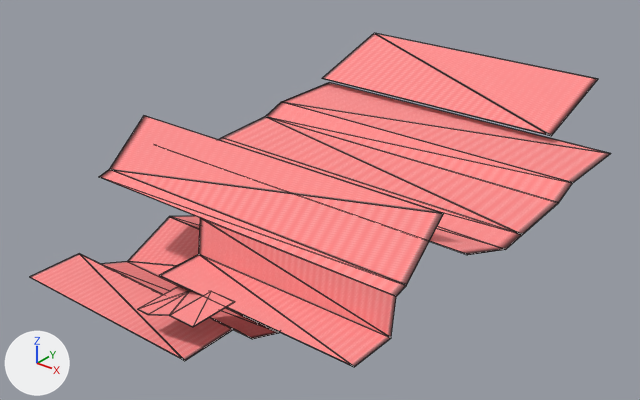
One commit to the OBJ model SA2LevelEditor/res/Models/Levels/FinalChase/Killplanes.obj: the scene before it, then after it.
Before and after are seen from a 50 mm camera at (23015.0, -35962.0, 9462.0) aimed at (1794.0, -9436.0, -6984.0). Lighting does not change. The marker at lower left points along +X, +Y and +Z. Mesh edges are drawn as thin lines. Where no turn or scale is listed for an object, it has been applied to the vertices.

Before the edit, the objects in view are built like this:
```python
mat_none = principled_material('None')
mat_none.texture = img_deathsmooth_png
mat_none.roughness = 1.0
me_killplanes = bpy.data.meshes.new('Killplanes')
me_killplanes.from_pydata(...)  # 100 vertices, 176 faces; spans x -5333.0..11081.0, y -19226.0..2322.0, z -10364.0..-3217.0
me_killplanes.materials.append(mat_none)  # picture img_deathsmooth_png
ob_killplanes = bpy.data.objects.new('Killplanes', me_killplanes)
ob_killplanes.location = (0.0, 0.0, 0.0)
```
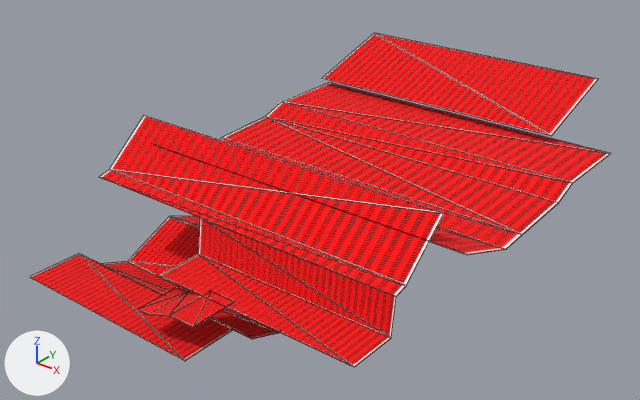
Boxes [x1, y1, x2, y2] around the edits, measured in the pictures (640 x 400 px):
```json
{"object": "Killplanes", "change": "surface changed", "before": [29, 33, 611, 367], "after": [29, 33, 611, 367], "on screen": "pink to red"}
```

Edits to the scene script, one JSON object a line:
```json
{"op": "add", "block": "img_death_png", "code": ["img_death_png = load_image('death.png', 'death.png', 256, 256, 'sRGB')"]}
{"op": "set", "path": "mat_none.texture", "old": "img_deathsmooth_png", "new": "img_death_png"}
```
